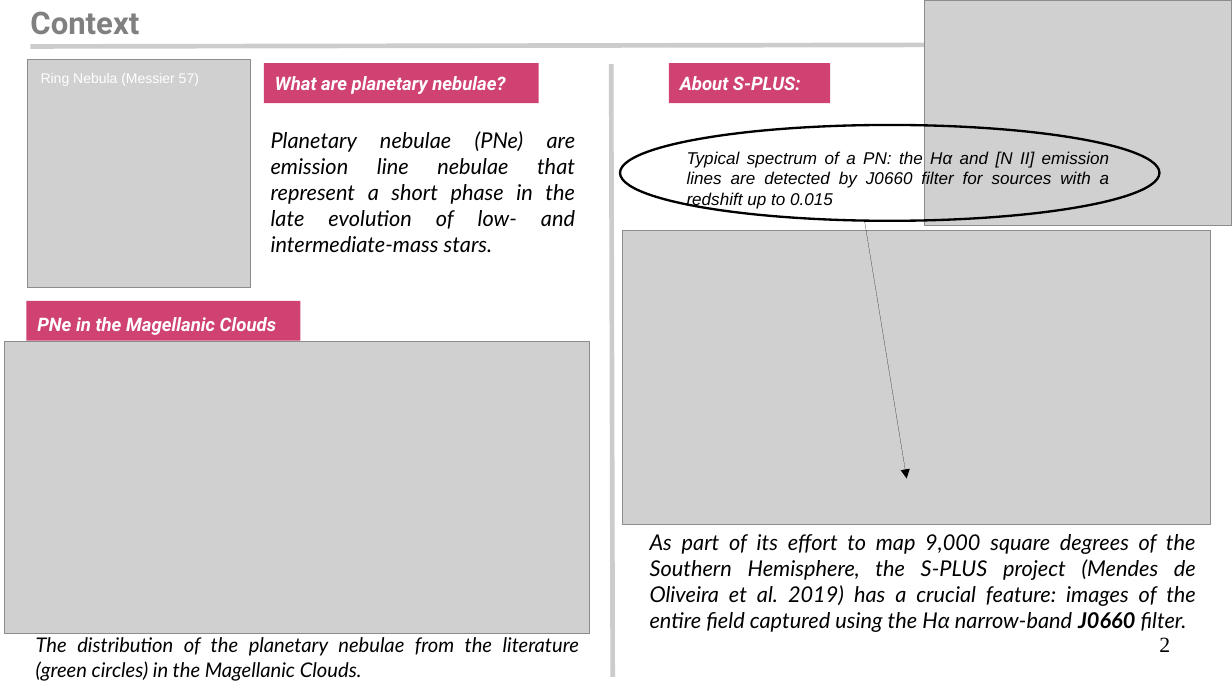
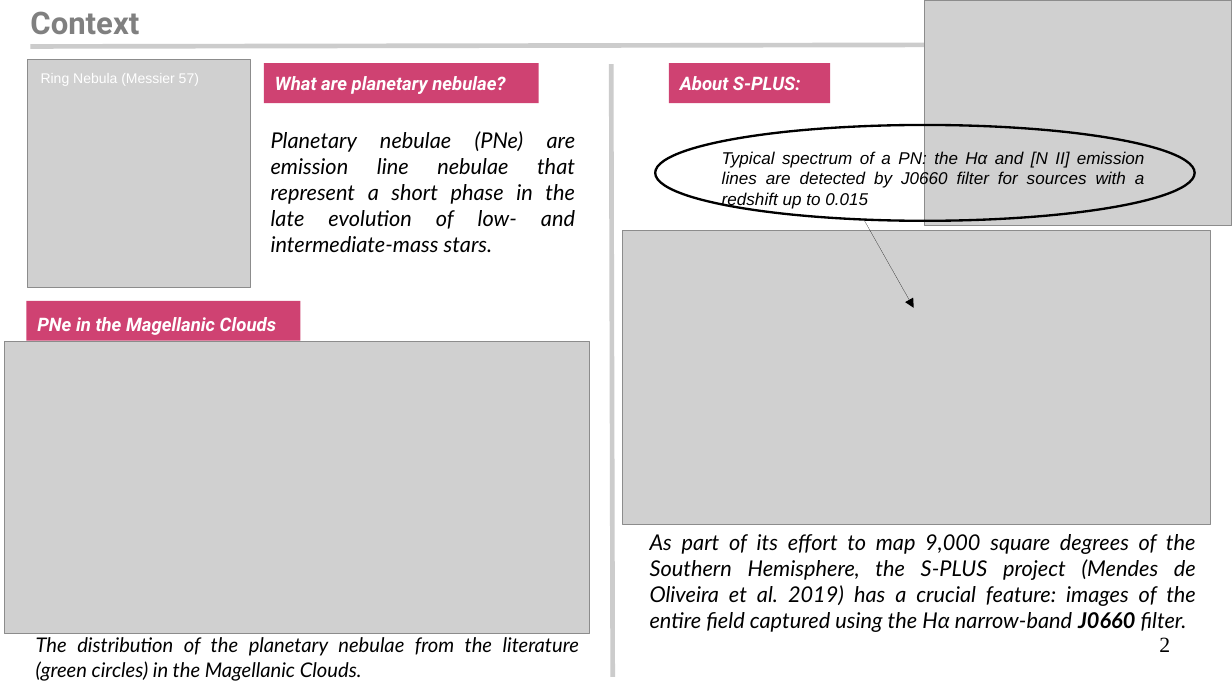
Before and after one commit to AngelGSoto/PNe-MC-SPLUS, a slide deck: slide 2 of Text/Poster/PNMC_SPLUS-Luis-Gutierrez.odp. Drawn at 1232x693 pixels with LibreOffice and Linux fonts; fonts in the diff are those of the drawing; grey boxes stand for pictures. Boxes give left, top, right and bottom in pixels: in the first picture for what was removed or moved away, otherwise in the second. Text is boxed around its words. In the diff, an @@ line names an element or a change of style, - is before the commit and + after.

```diff
--- a/Text/Poster/PNMC_SPLUS-Luis-Gutierrez.odp
+++ b/Text/Poster/PNMC_SPLUS-Luis-Gutierrez.odp
@@ ellipse: place and size @@
-ellipse at box(620, 125, 1160, 221)
+ellipse at box(655, 125, 1195, 221)
@@ text "Typical spectrum of a PN: ...": place and size @@
-text "Typical spectrum of a PN: ..." at box(687, 151, 1109, 209)
+text "Typical spectrum of a PN: ..." at box(722, 150, 1144, 209)
@@ arrow moved from (865, 221) - (907, 478) to (865, 221) - (914, 309) @@
```
Also in this commit, not shown: 1 other slide changed, 12 other files.
